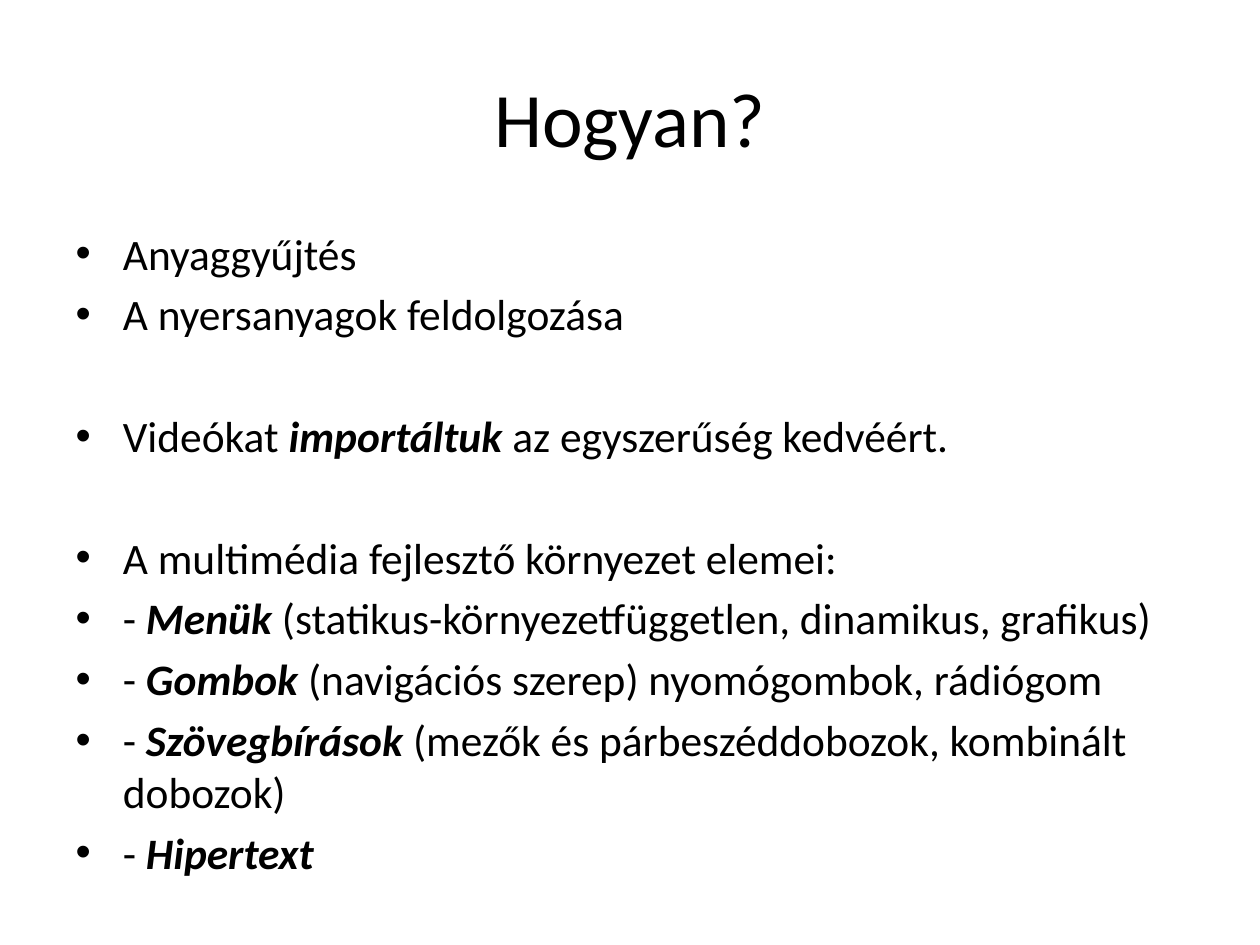
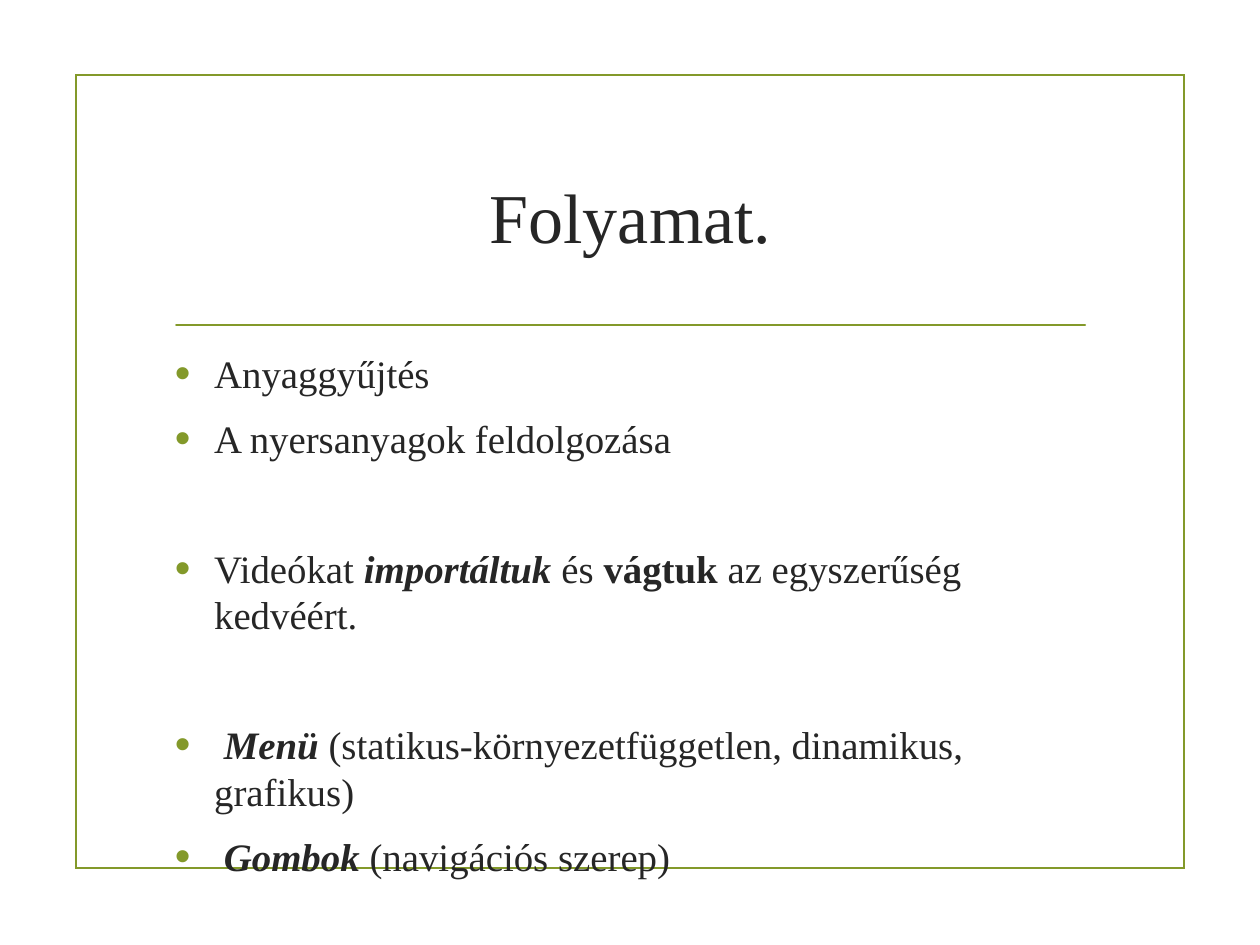
Before and after one commit to tamas9731/Infoverseny, a slide deck: slide 6 of Szakmai prezentáció.pptx (slide 5 before the commit). Drawn at 1260x945 pixels with LibreOffice and Linux fonts; fonts in the diff are those of the drawing; background and template pictures are left out. Boxes give left, top, right and bottom in pixels: in the first picture for what was removed or moved away, otherwise in the second. Text is boxed around its words. In the diff, an @@ line names an element or a change of style, - is before the commit and + after.

Commit message:
xy
xy

```diff
--- a/Szakmai prezentáció.pptx
+++ b/Szakmai prezentáció.pptx
@@ rectangle added at [77, 74, 1184, 868], outline #83992A 1.25 pt @@
@@ title at [490, 194, 772, 257]: text changed; size 44 to 40 pt; font Calibri to Times New Roman; text colour #000000 to #262626 @@
-Hogyan?
+Folyamat.
@@ line added from (176, 325) to (1085, 325), #83992A 1.25 pt @@
@@ text "Anyaggyűjtés": place and size @@
-text "Anyaggyűjtés" at [123, 240, 1150, 814]
+text "Anyaggyűjtés" at [214, 361, 963, 879]
@@ text at [214, 361, 671, 461]: size 24.8 to 22.2 pt, font Calibri to Times New Roman, text colour #000000 to #262626 in "Anyaggyűjtés", "A nyersanyagok feldolgozása"; indent changed; more space between paragraphs @@
@@ text at [214, 556, 963, 879]: text changed; size 24.8 to 22.2 pt; font Calibri to Times New Roman; text colour #000000 to #262626 @@
-• Videókat importáltuk az egyszerűség kedvéért.
-• A multimédia fejlesztő környezet elemei:
-• - Menük (statikus-környezetfüggetlen, dinamikus, grafikus)
-• - Gombok (navigációs szerep) nyomógombok, rádiógom
-• - Szövegbírások (mezők és párbeszéddobozok, kombinált dobozok)
-• - Hipertext
+• Videókat importáltuk és vágtuk az egyszerűség kedvéért.
+• Menü (statikus-környezetfüggetlen, dinamikus, grafikus)
+• Gombok (navigációs szerep)
```
Also in this commit, not shown: 6 other slides changed, 1 slide added, 2 slides removed.
